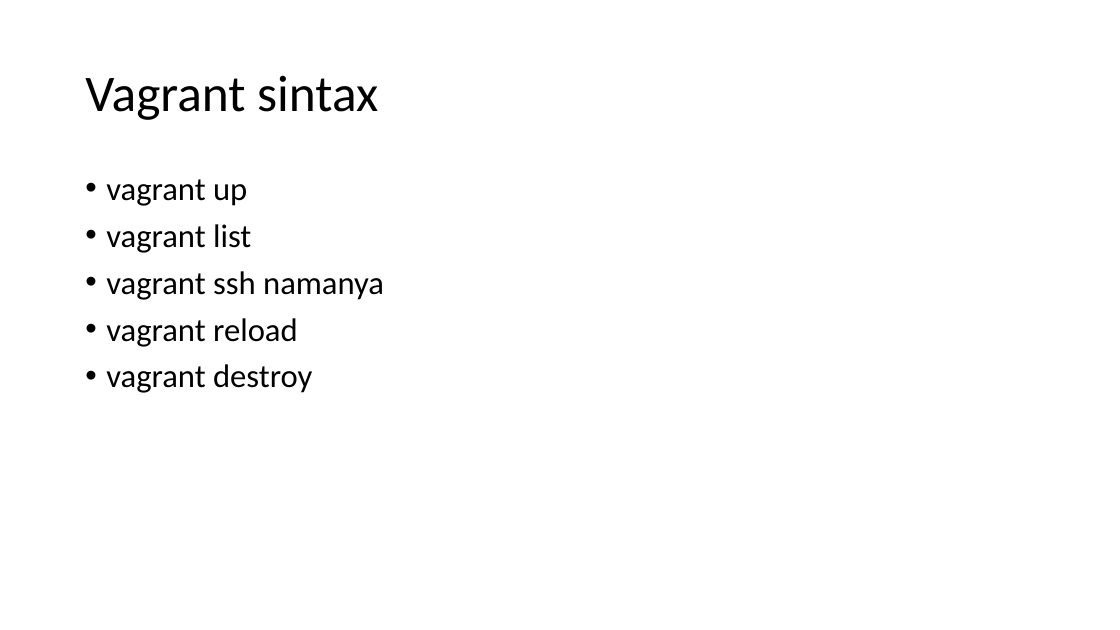
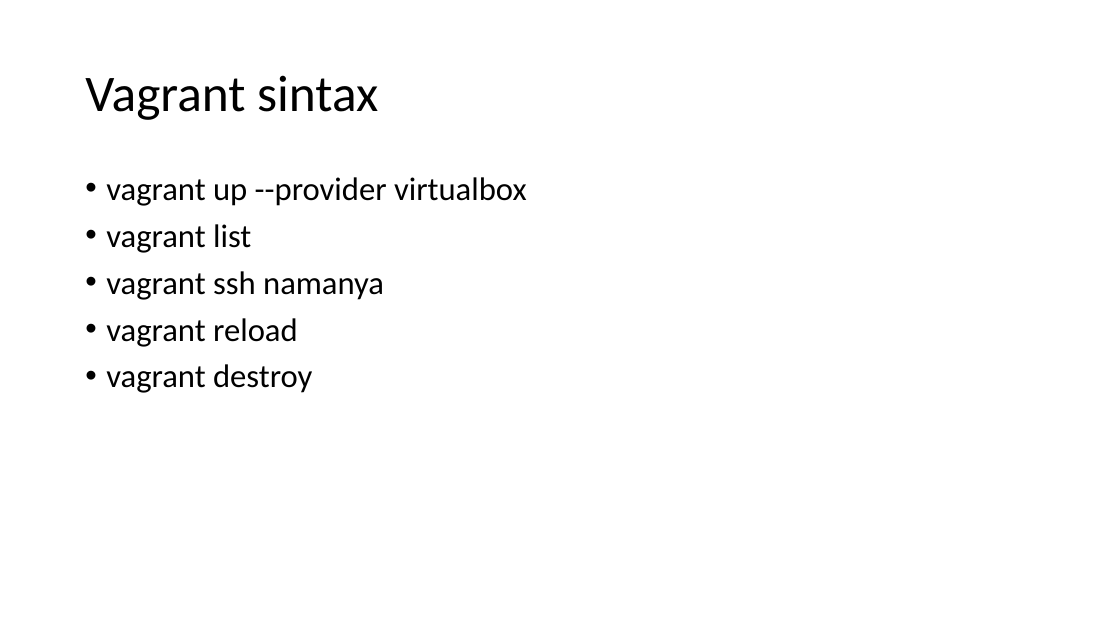
Before and after one commit to blackbeltandre/vm_web, a slide deck: slide 3 of Presentation H2.VM.pptx. Drawn at 1120x630 pixels with LibreOffice and Linux fonts; fonts in the diff are those of the drawing. Boxes give left, top, right and bottom in pixels: in the first picture for what was removed or moved away, otherwise in the second. Text is boxed around its words. In the diff, an @@ line names an element or a change of style, - is before the commit and + after.

Commit message:
Changes sintax di core

```diff
--- a/Presentation H2.VM.pptx
+++ b/Presentation H2.VM.pptx
@@ text at bbox=[106, 177, 527, 206]: text changed @@
-• vagrant up
+• vagrant up --provider virtualbox
```
Also in this commit, not shown: 2 other slides changed, 6 other files.
